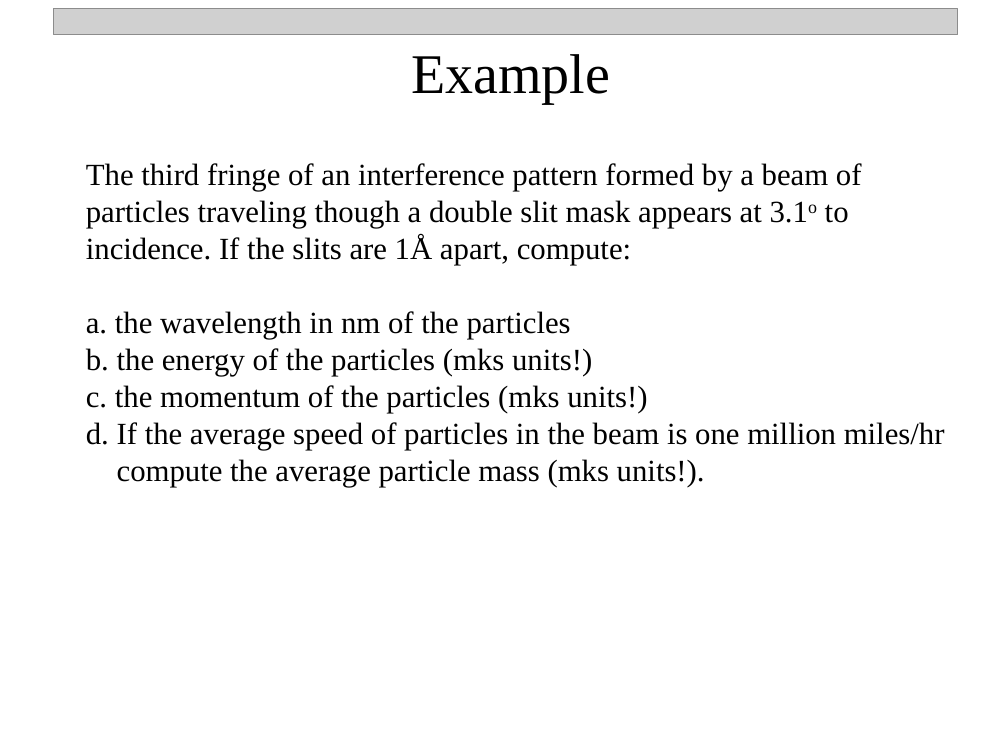
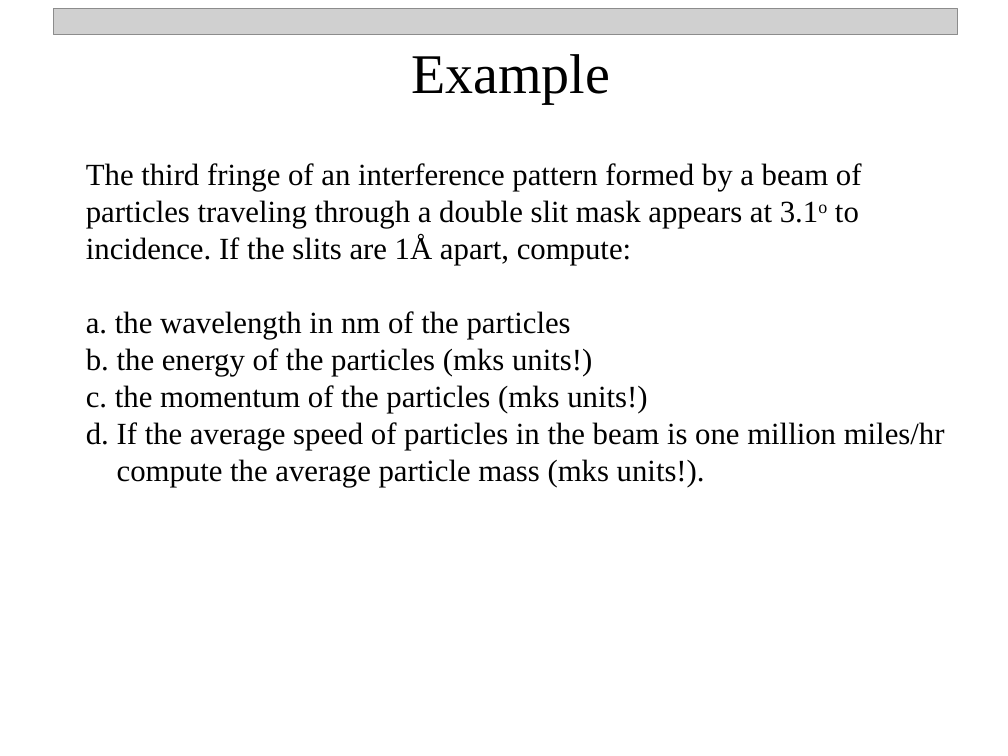
Before and after one commit to npetraco/CHE302, a slide deck: slide 12 of Notes/3_Quantum_TheoryII.pptx. Drawn at 1008x756 pixels with LibreOffice and Linux fonts; fonts in the diff are those of the drawing; grey boxes stand for pictures. Boxes give left, top, right and bottom in pixels: in the first picture for what was removed or moved away, otherwise in the second. Text is boxed around its words. In the diff, an @@ line names an element or a change of style, - is before the commit and + after.

```diff
--- a/Notes/3_Quantum_TheoryII.pptx
+++ b/Notes/3_Quantum_TheoryII.pptx
@@ text at (86, 163, 862, 265): text changed @@
-The third fringe of an interference pattern formed by a beam of particles traveling though a double slit mask appears at 3.1o to incidence. If the slits are 1Å apart, compute:
+The third fringe of an interference pattern formed by a beam of particles traveling through a double slit mask appears at 3.1o to incidence. If the slits are 1Å apart, compute:
```
Also in this commit, not shown: 2 other slides changed, 2 other files.
